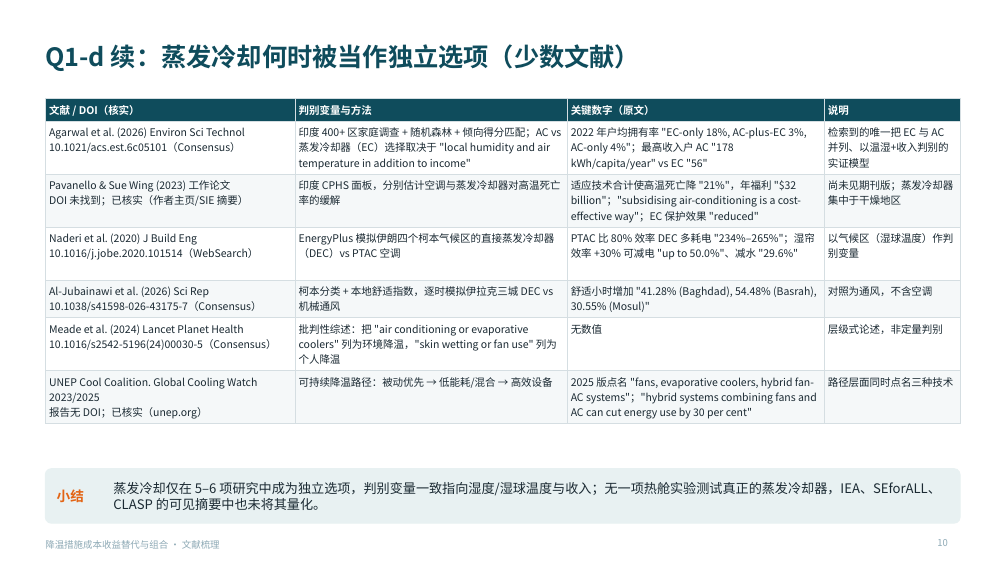
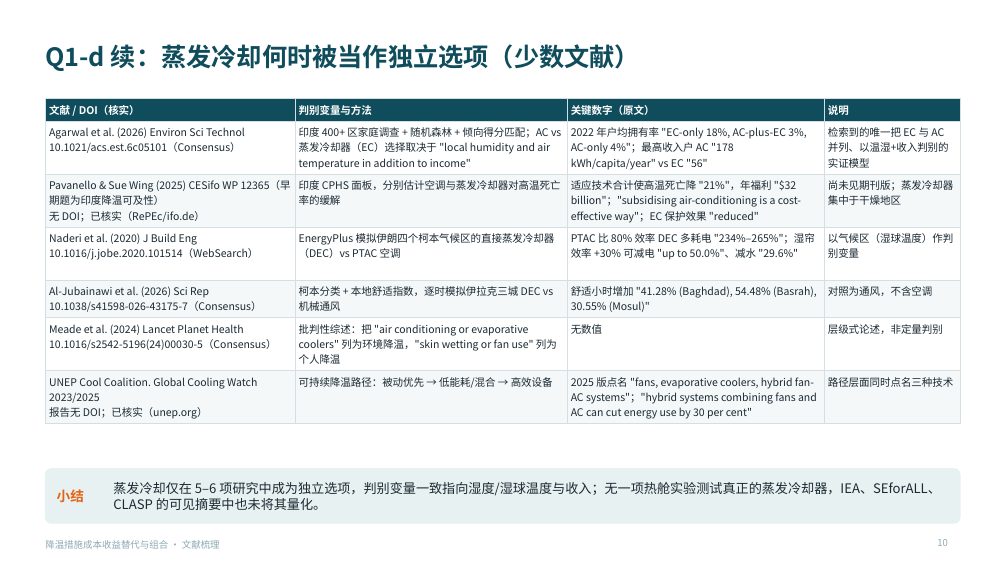
Before and after one commit to BoBoOrangeBIT/climate-paper6, a slide deck: slide 10 of lit_review_cooling/降温措施成本收益替代与组合_文献梳理.pptx. Drawn at 1008x567 pixels with LibreOffice and Linux fonts; fonts in the diff are those of the drawing. Boxes give left, top, right and bottom in pixels: in the first picture for what was removed or moved away, otherwise in the second. Text is boxed around its words. In the diff, an @@ line names an element or a change of style, - is before the commit and + after.

```diff
--- a/lit_review_cooling/降温措施成本收益替代与组合_文献梳理.pptx
+++ b/lit_review_cooling/降温措施成本收益替代与组合_文献梳理.pptx
@@ table at (45, 98, 960, 423) @@
-row 3, column 1: Pavanello & Sue Wing (2023) 工作论文 / DOI 未找到；已核实（作者主页/SIE 摘要）
+row 3, column 1: Pavanello & Sue Wing (2025) CESifo WP 12365（早期题为印度降温可及性） / 无 DOI；已核实（RePEc/ifo.de）
```
Also in this commit, not shown: 16 other slides changed, 11 other files.
